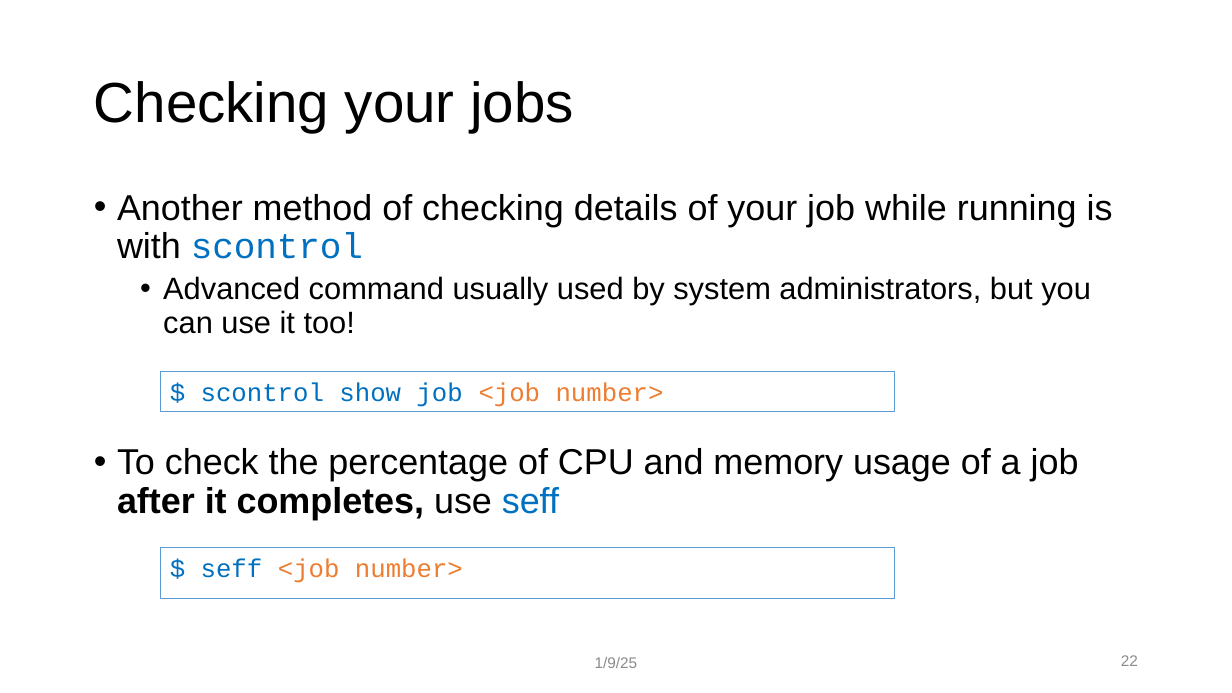
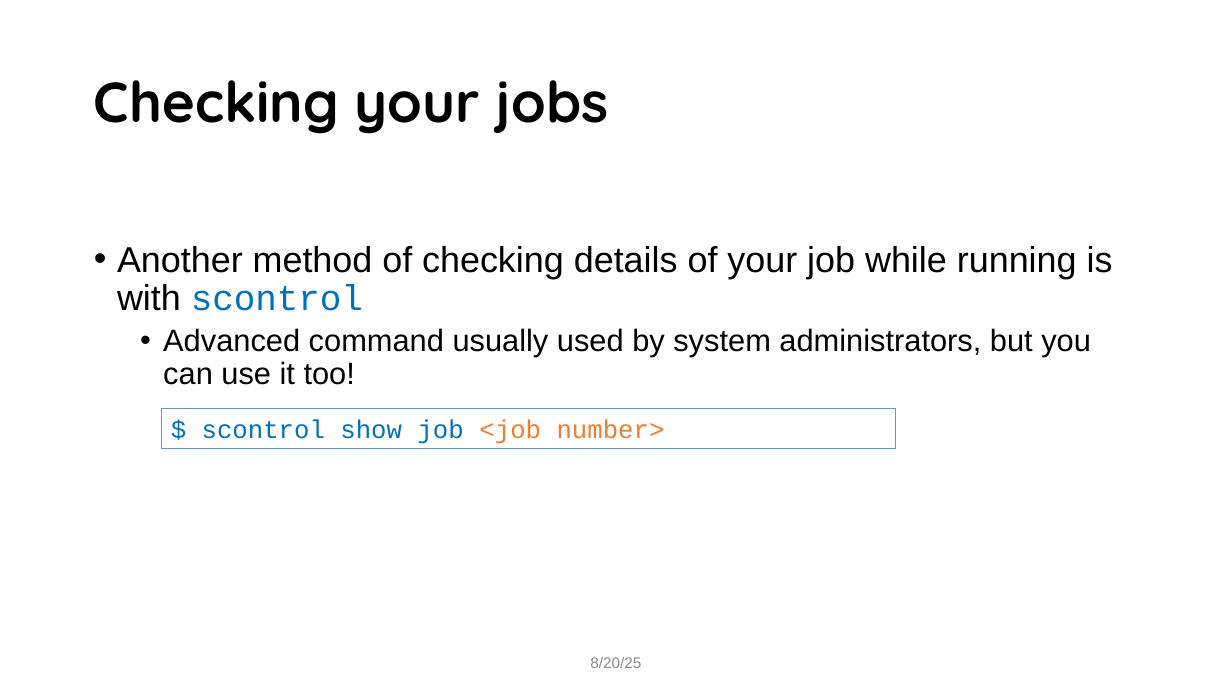
Before and after one commit to mohalkh5/hpc_fundamentals_micro_credential, a slide deck: slide 22 of scheduling_jobs/scheduling_jobs.pptx. Drawn at 1232x693 pixels with LibreOffice and Linux fonts; fonts in the diff are those of the drawing; background and template pictures are left out. Boxes give left, top, right and bottom in pixels: in the first picture for what was removed or moved away, otherwise in the second. Text is boxed around its words. In the diff, an @@ line names an element or a change of style, - is before the commit and + after.

```diff
--- a/scheduling_jobs/scheduling_jobs.pptx
+++ b/scheduling_jobs/scheduling_jobs.pptx
@@ title "Checking your jobs" at <box>94,80,609,134</box>: font Arial to Quicksand, bold on @@
@@ text "Another method of checking details ...": place and size @@
-text "Another method of checking details ..." at <box>117,194,1113,520</box>
+text "Another method of checking details ..." at <box>117,246,1113,385</box>
@@ rectangle "$ scontrol show job <job ...": place and size @@
-rectangle "$ scontrol show job <job ..." at <box>161,372,895,412</box>
+rectangle "$ scontrol show job <job ..." at <box>162,409,896,449</box>
@@ text at <box>117,448,1079,520</box>: paragraph removed @@
-• To check the percentage of CPU and memory usage of a job after it completes, use seff
@@ rectangle removed at <box>161,547,895,599</box> @@
-$ seff <job number>
@@ text at <box>590,657,641,668</box>: text changed @@
-1/9/25
+8/20/25
@@ page number removed at <box>1121,655,1138,666</box> @@
-22
```
Also in this commit, not shown: 27 other slides changed, 1 other file.
